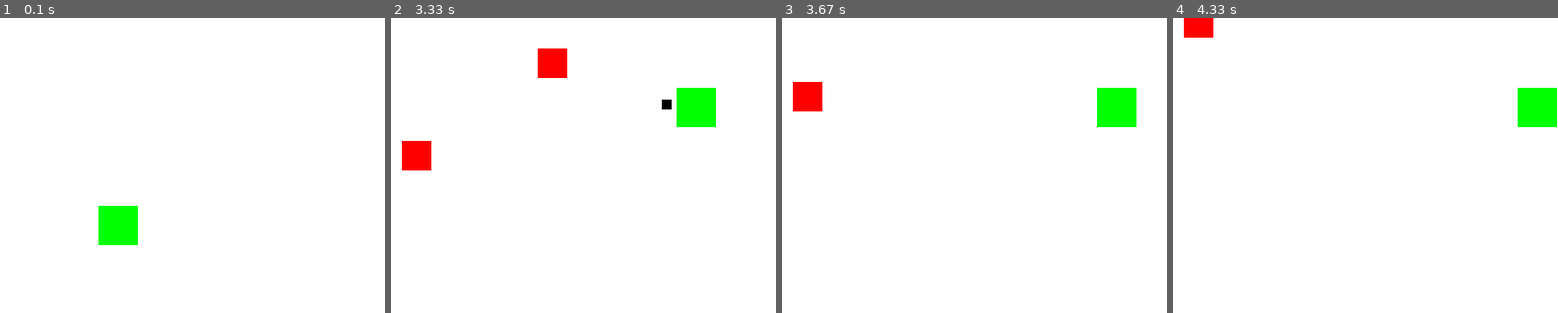
Above: before the commit, frames 1-4 (left to right).
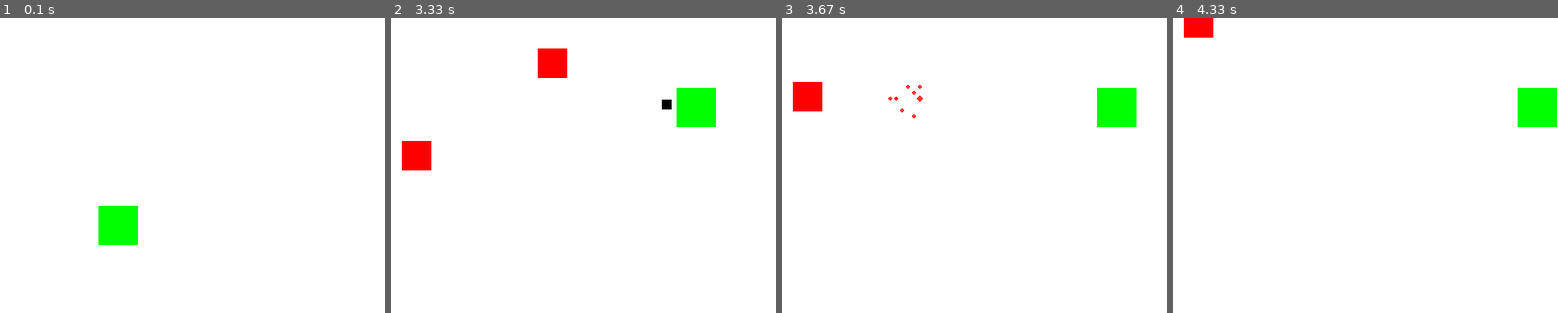
Above: after the commit, the same moments.

Repository: brandoncopeman/pygameGeoWarsLike
Game: pygame game, started from main.py
Two runs of this game, one before a commit and one after it. Both use one fixed random seed, a clock stepped at 60 frames per second and the inputs below.
Inputs (mouse positions are % of the whole screen's width and height, from its top left):
- Up to frame 1 (0.1 s): no input
- Up to frame 2 (3.33 s): hold W 0.33-0.8 s; hold D 0.83-1.47 s; hold S 1.5-1.87 s; hold A 1.9-2.37 s; hold D 2.4-2.87 s; hold W 2.9-3.2 s; click (51, 28) at 3.28 s
- Up to frame 3 (3.67 s): hold D from 3.57 s (still down); move the mouse to (33, 45) at 3.6 s
- Up to frame 4 (4.33 s): release D at 4.03 s; hold A from 4.07 s (still down)
The pictures show only the part of the screen within x 34-84%, y 15-65%; the shares and areas given below are measured in that part.

Frames 1-2 are identical in both runs. In frame 3, less than 0.1% of the frame differs, in the area x 27-37%, y 22-34%; in frame 4, nothing differs.

Commit message:
added particle effect when enemy dies

Diff:
--- /dev/null
+++ b/Particle.py
@@ -0,0 +1,30 @@
+import pygame
+import random
+
+class Particle(pygame.sprite.Sprite):
+    def __init__(self, pos, color, size, lifespan):
+        super().__init__()
+        self.image = pygame.Surface((size, size), pygame.SRCALPHA)  # Support transparency
+        self.color = color
+        pygame.draw.circle(self.image, self.color, (size // 2, size // 2), size // 2)
+        self.rect = self.image.get_rect(center=pos)
+        self.lifespan = lifespan
+        self.age = 0
+
+        # Give the particle a random velocity for a spreading effect
+        self.vel_x = random.uniform(-3, 3)
+        self.vel_y = random.uniform(-3, 3)
+
+    def update(self):
+        # Move the particle
+        self.rect.x += self.vel_x
+        self.rect.y += self.vel_y
+
+        # Age the particle and fade out
+        self.age += 1
+        if self.age >= self.lifespan:
+            self.kill()  # Remove the particle when its lifespan ends
+        else:
+            # Fade out the particle over time
+            alpha = max(0, 255 - (255 * (self.age / self.lifespan)))
+            self.image.set_alpha(alpha)
--- a/game.py
+++ b/game.py
@@ -1,14 +1,18 @@
+import random
 import pygame
 from settings import *
 from player import Player
 from enemy import Enemy
 from gameover import show_game_over_screen
+from Particle import Particle
 
 def start_game():
     # Set up sprite groups
     all_sprites = pygame.sprite.Group()
     enemies = pygame.sprite.Group()
     players = pygame.sprite.Group()  # New player group
+    particles = pygame.sprite.Group()  # Group for particles
+
 
     # Create player
     player = Player()
@@ -47,15 +51,28 @@
 
         for enemy in enemies:
             enemy.update()  # No need to pass keys for enemies
-        #variable for shooting enemies
-        hits = pygame.sprite.groupcollide(player.projectiles, enemies, True, True)
- # Process each collision
+
+        particles.update()
+
+        # Check for collisions between projectiles and enemies
+        hits = pygame.sprite.groupcollide(player.projectiles, enemies, False, False)
+
+        # Process each collision and create particles for each collision
         for projectile, hit_enemies in hits.items():
             # Remove the projectile
             projectile.kill()
             # Remove each enemy that was hit
             for enemy in hit_enemies:
                 enemy.kill()
+            for _ in range(10):  # Number of particles in each burst
+                    particle = Particle(
+                        pos=enemy.rect.center,
+                        color=(255, 0, 0),  # Red color for the effect
+                        size=random.randint(3, 6),  # Random size for variety
+                        lifespan=30  # Lifespan of each particle
+                    )
+                    particles.add(particle)
+
 
         # Check for collisions between the player and enemies
         if pygame.sprite.spritecollideany(player, enemies):
@@ -74,6 +91,9 @@
         # Draw all sprites
         all_sprites.draw(screen)
         player.projectiles.draw(screen)  # Draw projectiles separately
+        particles.draw(screen)
+
+
 
         # Draw the timer on the screen
         screen.blit(timer_text, timer_rect)
